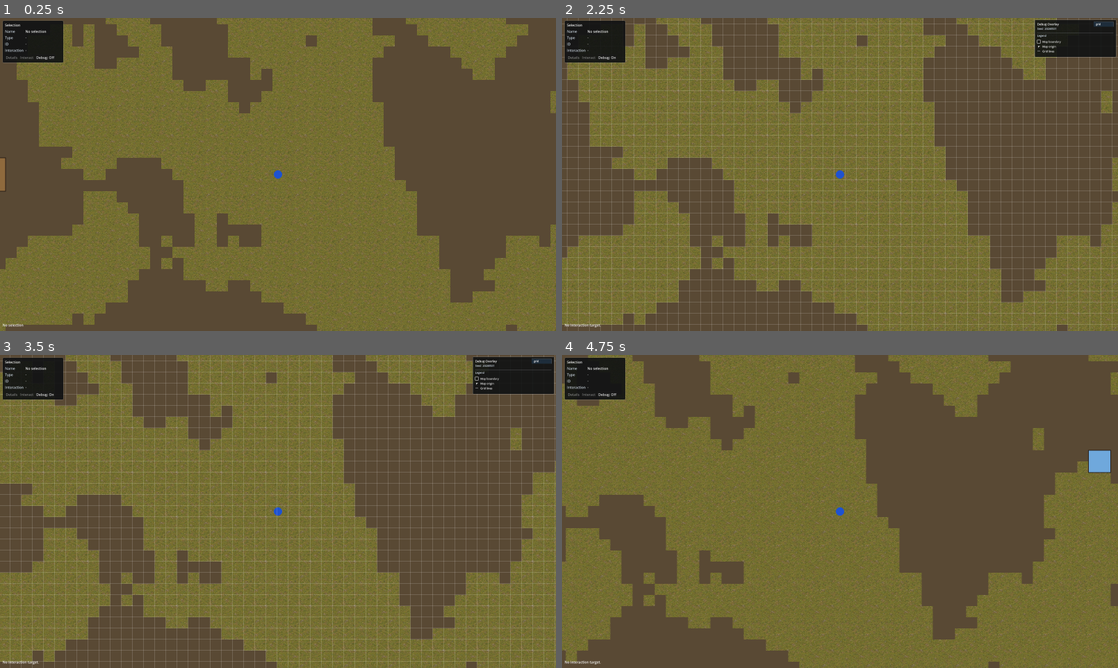
Above: before the commit, frames 1-4 (two rows, left to right).
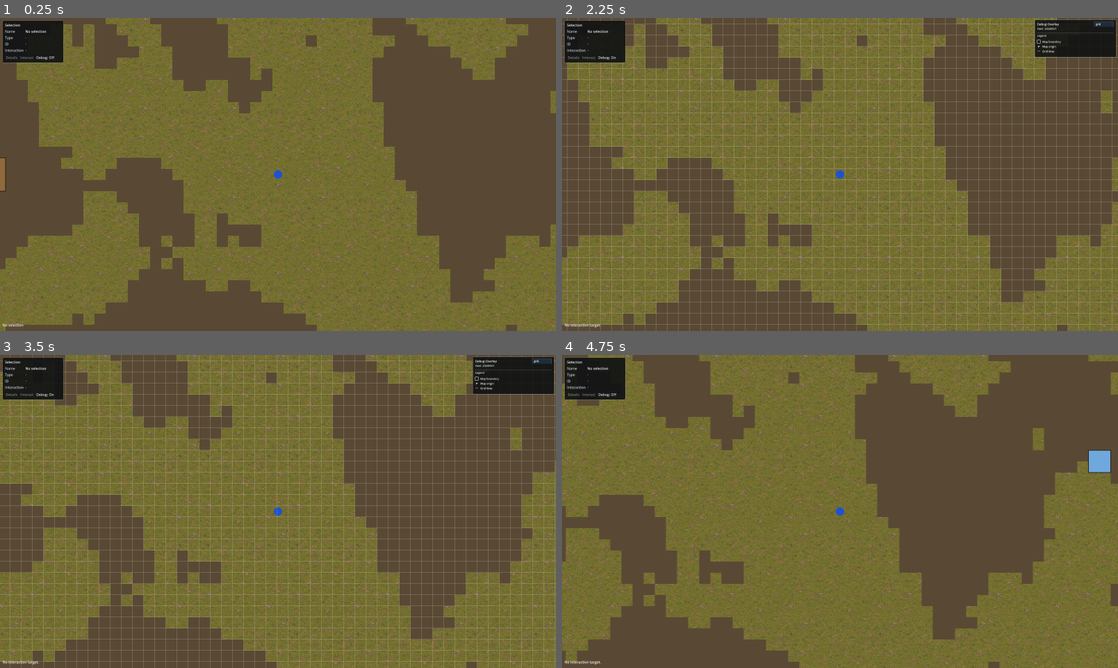
Above: after the commit, the same moments.

Repository: adunato/town-sim-godot
Game: Godot game, scene res://scenes/main.tscn
Same seed, same stepped clock (60 frames per second), same inputs: the game is played once before the commit and once after it.
Inputs (mouse positions are in pixels of both pictures, inside the frame that each line leads up to):
- Up to frame 1 (0.25 s): no input
- Up to frame 2 (2.25 s): click "Debug: Off" at 0.5 s; click "Debug: On" at 1.25 s; tap Enter at 2 s; move the mouse to (962, 158) at 2.02 s; hold D (move_right) from 2.03 s (still down); hold Right mouse button (interact_entity) from 2.03 s (still down); click (962, 158) at 2.17 s
- Up to frame 3 (3.5 s): release D (move_right) at 2.75 s; release Right mouse button (interact_entity) at 2.75 s; drag from (166, 527) to (250, 574) at 2.77 s
- Up to frame 4 (4.75 s): tap Space at 3.5 s; move the mouse to (895, 442) at 3.52 s; hold D (move_right) 3.53-4.25 s; hold Right mouse button (interact_entity) 3.53-4.25 s; drag from (812, 574) to (673, 464) at 4.27 s

The runs differ from the first frame. In frame 1, 2.8% of the frame differs, in the area x 0-100%, y 0-100%; in frame 2, 2.6%; in frame 3, 2.6%; in frame 4, 2.8%.

Commit message:
chore: increase terrain texture scale

Diff:
--- a/scripts/terrain/terrain_renderer_2d.gd
+++ b/scripts/terrain/terrain_renderer_2d.gd
@@ -9,7 +9,7 @@
 
 @export var terrain_type_1_texture: Texture2D
 @export var terrain_type_2_texture: Texture2D
-@export_range(1.0, 512.0, 1.0) var texture_repeat_world_size := 128.0
+@export_range(1.0, 1024.0, 1.0) var texture_repeat_world_size := 256.0
 
 var _terrain_data: RefCounted
 var _terrain_mask_texture: ImageTexture
--- a/shaders/terrain/terrain_binary_mask.gdshader
+++ b/shaders/terrain/terrain_binary_mask.gdshader
@@ -6,7 +6,7 @@
 uniform sampler2D terrain_mask : filter_nearest, repeat_disable;
 uniform vec2 terrain_world_origin = vec2(0.0, 0.0);
 uniform vec2 terrain_world_size = vec2(1.0, 1.0);
-uniform float texture_repeat_world_size = 128.0;
+uniform float texture_repeat_world_size = 256.0;
 
 varying vec2 terrain_local_position;
 
